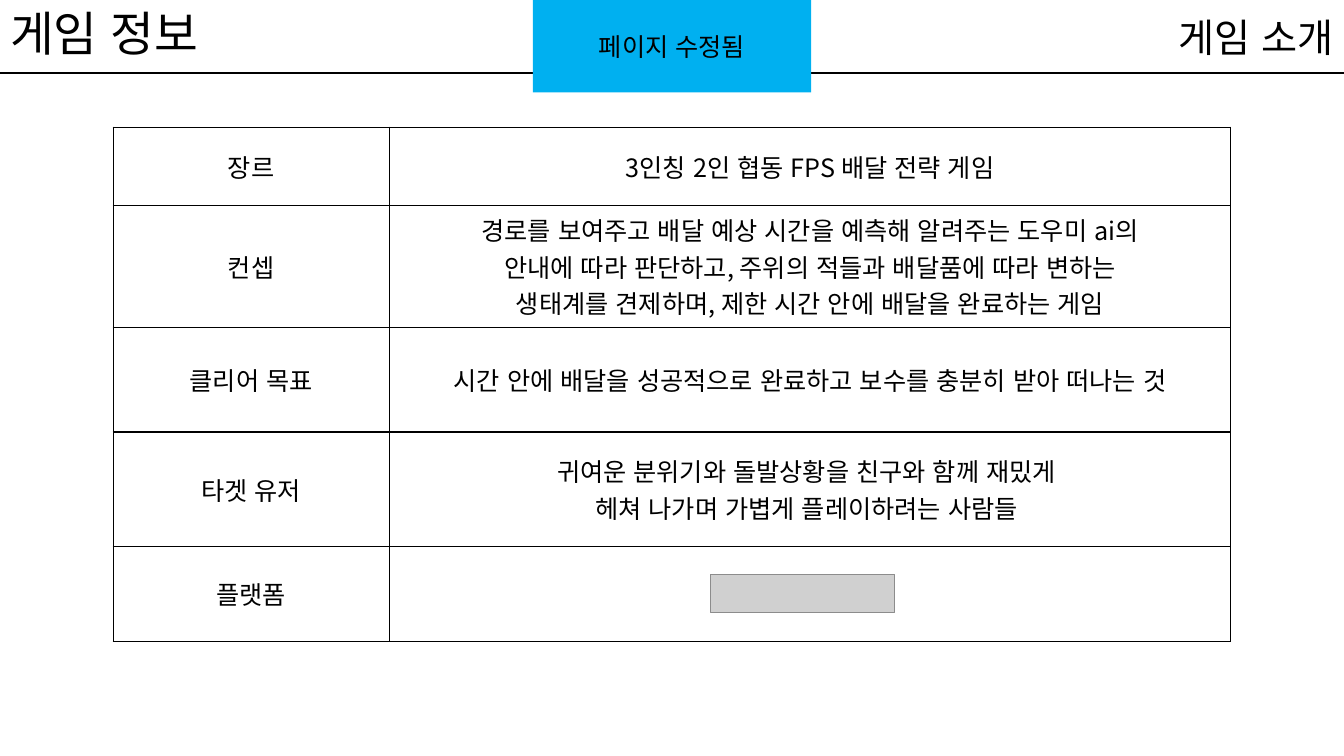
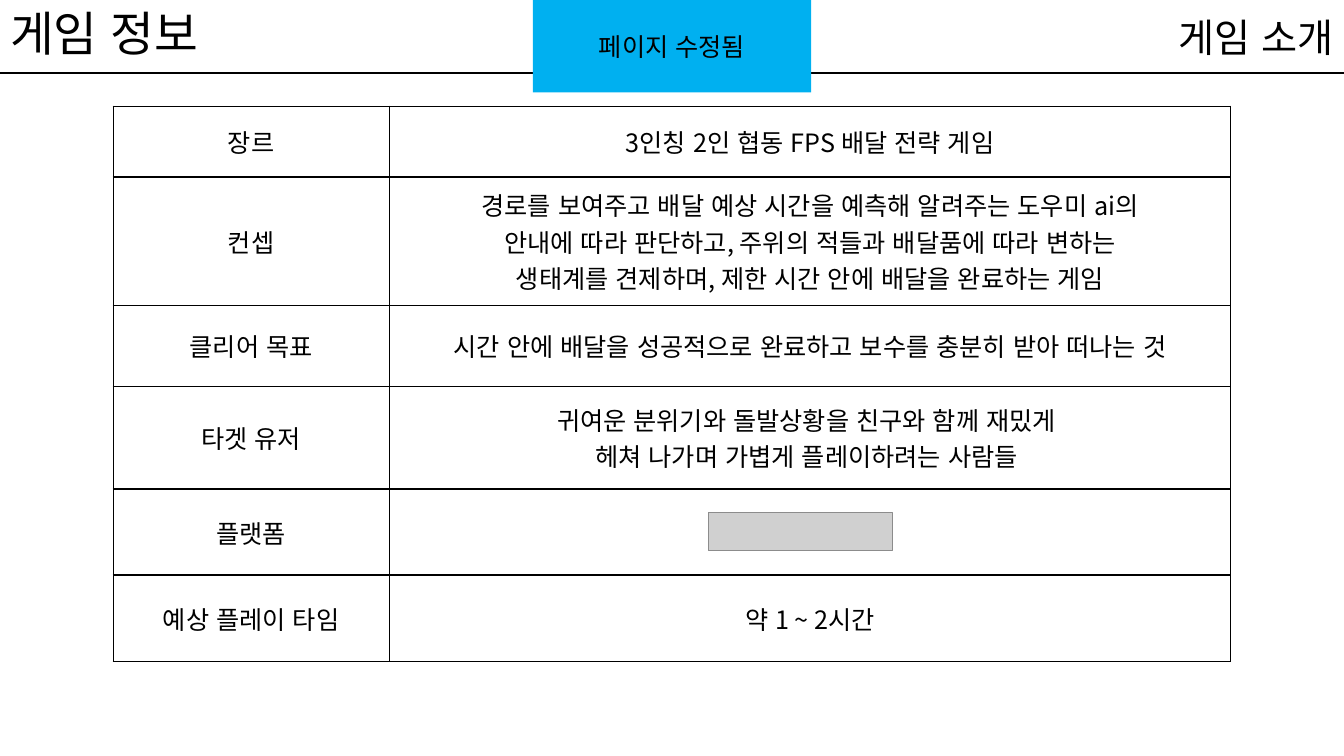
Before and after one commit to kwakyerin/2026_Graduation_Project, a slide deck: slide 7 of documents/HyunahKwon/design/designing/for_teammates/배트와 달트_기획서.pptx. Drawn at 1344x756 pixels with LibreOffice and Linux fonts; fonts in the diff are those of the drawing; grey boxes stand for pictures. Boxes give left, top, right and bottom in pixels: in the first picture for what was removed or moved away, otherwise in the second. Text is boxed around its words. In the diff, an @@ line names an element or a change of style, - is before the commit and + after.

```diff
--- a/documents/HyunahKwon/design/designing/for_teammates/배트와 달트_기획서.pptx
+++ b/documents/HyunahKwon/design/designing/for_teammates/배트와 달트_기획서.pptx
@@ table at (x1=113, y1=106, x2=1231, y2=661) @@
+row 6: 예상 플레이 타임 | 약 1 ~ 2시간
@@ table resized from (x1=113, y1=127, x2=1231, y2=641) to (x1=113, y1=106, x2=1231, y2=661) @@
@@ picture moved from (x1=711, y1=575, x2=895, y2=613) to (x1=709, y1=513, x2=893, y2=552) @@
```
Also in this commit, not shown: 4 other files.
